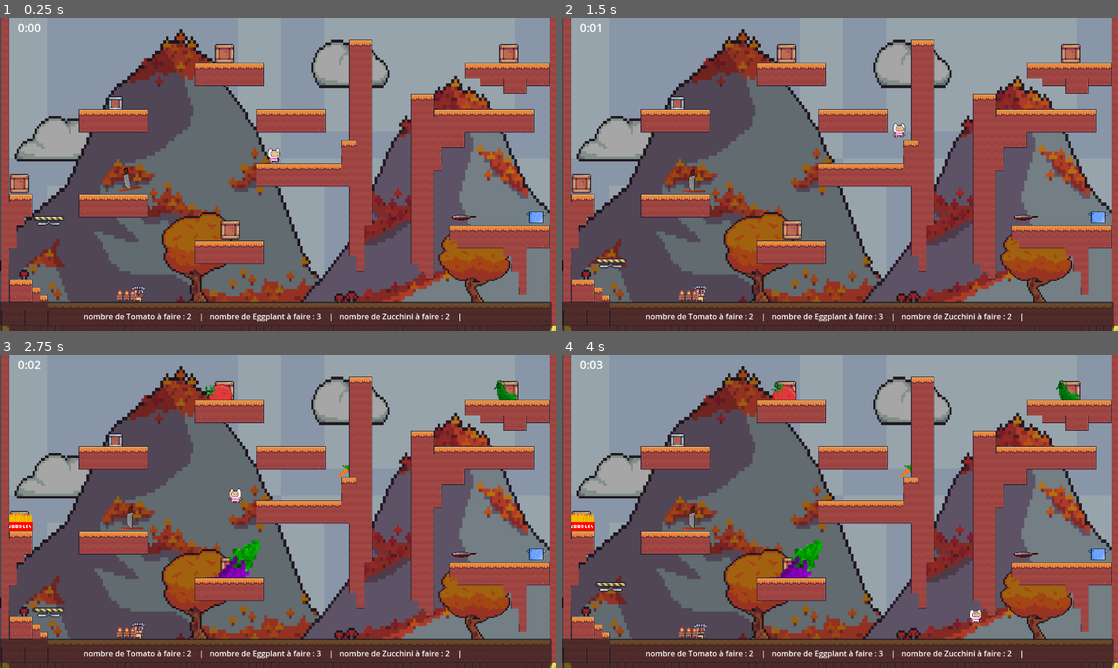
Above: before the commit, frames 1-4 (two rows, left to right).
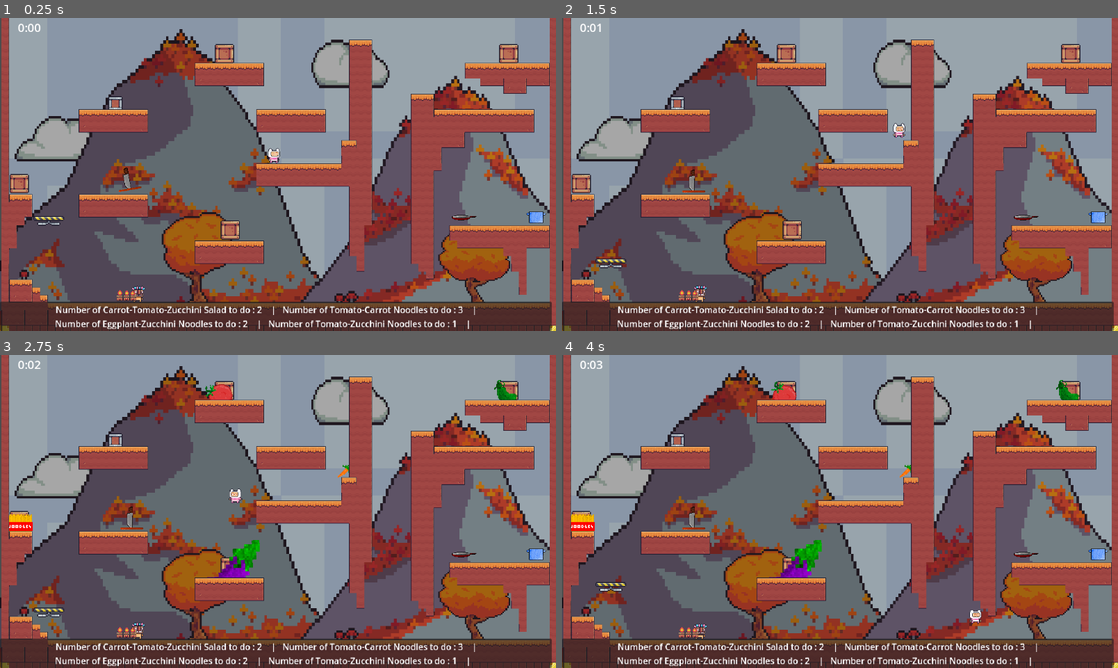
Above: after the commit, the same moments.

Repository: queer-frogs/undercooked
Game: Godot game, scene res://node.tscn
The game is run twice, just before and just after one commit, with the same random seed, the same clock (stepped at 60 frames per second) and the same inputs.
Inputs:
- Up to frame 1 (0.25 s): no input
- Up to frame 2 (1.5 s): hold Right (move_right_1) from 0.53 s (still down); tap E (interact_1) at 0.6 s; tap Shift (jump_1) at 0.77 s; tap Alt (dash_1) at 1.35 s
- Up to frame 3 (2.75 s): tap Shift (jump_1) at 1.52 s; tap E (interact_1) at 1.55, 2.3 s; release Right (move_right_1) at 2.03 s; hold Left (move_left_1) from 2.03 s (still down); tap Q (dash_2) at 2.1 s
- Up to frame 4 (4 s): release Left (move_left_1) at 2.78 s; hold Right (move_right_1) from 2.78 s (still down); tap E (interact_1) at 2.85, 3.6 s; tap Shift (jump_1) at 3.02, 3.77 s

The runs differ from the first frame. In frame 1, 2.2% of the frame differs, in the area x 10-86%, y 92-100%; in frame 2, 2.2%; in frame 3, 2.2%; in frame 4, 2.2%.

Commit message:
change of names

Diff:
--- a/Game_manager.gd
+++ b/Game_manager.gd
@@ -1,7 +1,7 @@
 extends Node
 
 var repas_faits = 0
-var dishes_to_make = { "Tomato" : 2 , "Eggplant" : 3, "Zucchini" :2}
+var dishes_to_make = { "Carrot-Tomato-Zucchini Salad" : 2 , "Tomato-Carrot Noodles" : 3, "Eggplant-Zucchini Noodles" :2, "Tomato-Zucchini Noodles" : 1}
 @onready var label = $"../conveyer_belt/UI/Panel/Label"
 var text=""
 var victory=0
@@ -12,17 +12,16 @@
 		dishes_to_make[name] -= 1
 		var text=""
 		for plate in dishes_to_make:
-			text+= str("nombre de " , plate , " à faire : " , dishes_to_make[plate], "    |   ")
+			text+= str( "Number of", plate , " to do : " , dishes_to_make[plate], "    |   ")
 		label.text=text
-		print("nombre de " , name , " à faire : " , dishes_to_make[name])
 		repas_faits +=1
-		print("repas faits : " , repas_faits)
+
 
 
 # Called when the node enters the scene tree for the first time.
 func _ready():
 	for plate in dishes_to_make:
-		text+= str("nombre de " , plate , " à faire : " , dishes_to_make[plate], "    |   ")
+		text+= str("Number of " , plate , " to do : " , dishes_to_make[plate], "    |   ")
 		label.text=text
 
 
--- a/Plating.gd
+++ b/Plating.gd
@@ -10,11 +10,11 @@
 var resultType: String = ""
 
 const recipes = {
-	["cookedEggplant", "cookedEggplant", "cookedEggplant"] : "moussaka",
-	["choppedCarrot", "choppedTomato", "choppedZucchini"]: "salad",
-	["boiledNoodles", "cookedCarrot", "cookedTomato"] : "noodle1",
-	["boiledNoodles", "cookedEggplant", "cookedZucchini"] : "noodle2",
-	["boiledNoodles", "cookedTomato", "cookedZucchini"] : "noodle3",
+	["cookedEggplant", "cookedEggplant", "cookedEggplant"] : "Moussaka",
+	["choppedCarrot", "choppedTomato", "choppedZucchini"]: "Carrot-Tomato-Zucchini Salad",
+	["boiledNoodles", "cookedCarrot", "cookedTomato"] : "Tomato-Carrot Noodles",
+	["boiledNoodles", "cookedEggplant", "cookedZucchini"] : "Eggplant-Zucchini Noodles",
+	["boiledNoodles", "cookedTomato", "cookedZucchini"] : "Tomato-Zucchini Noodles",
 }
 
 # Called when the node enters the scene tree for the first time.
--- a/node.tscn
+++ b/node.tscn
@@ -691,15 +691,22 @@
 grow_vertical = 0
 
 [node name="Label" type="Label" parent="conveyer_belt/UI/Panel"]
+texture_filter = 1
 layout_mode = 1
 anchors_preset = 15
 anchor_right = 1.0
 anchor_bottom = 1.0
+offset_left = 94.0
+offset_top = -3.0
+offset_right = -228.0
+offset_bottom = -3.0
 grow_horizontal = 2
 grow_vertical = 2
+scale = Vector2(1.115, 1.115)
 text = "woooooohoo"
 horizontal_alignment = 1
 vertical_alignment = 1
+autowrap_mode = 3
 
 [node name="Character2" parent="." instance=ExtResource("3_2jxds")]
 position = Vector2(109, 227)
